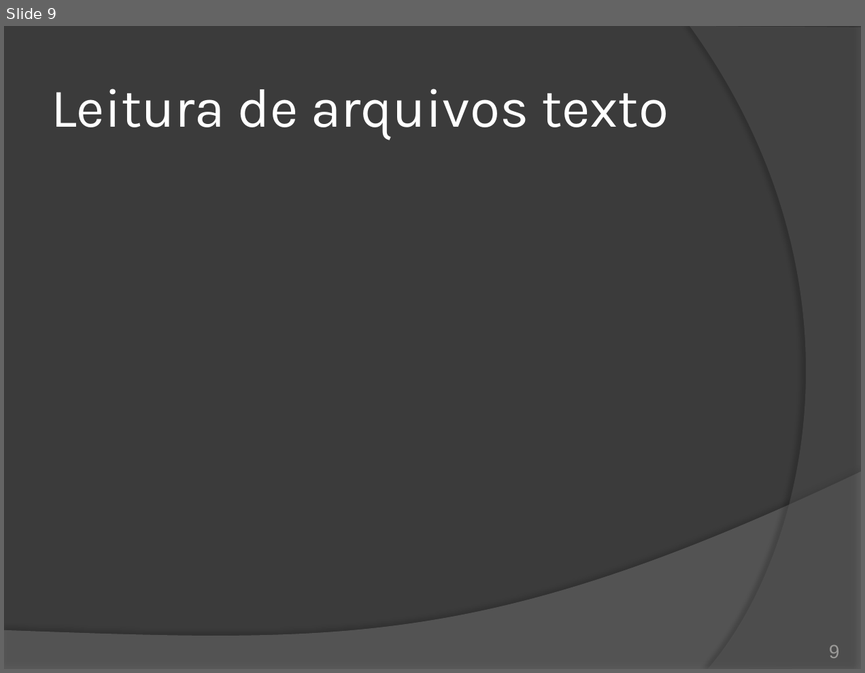
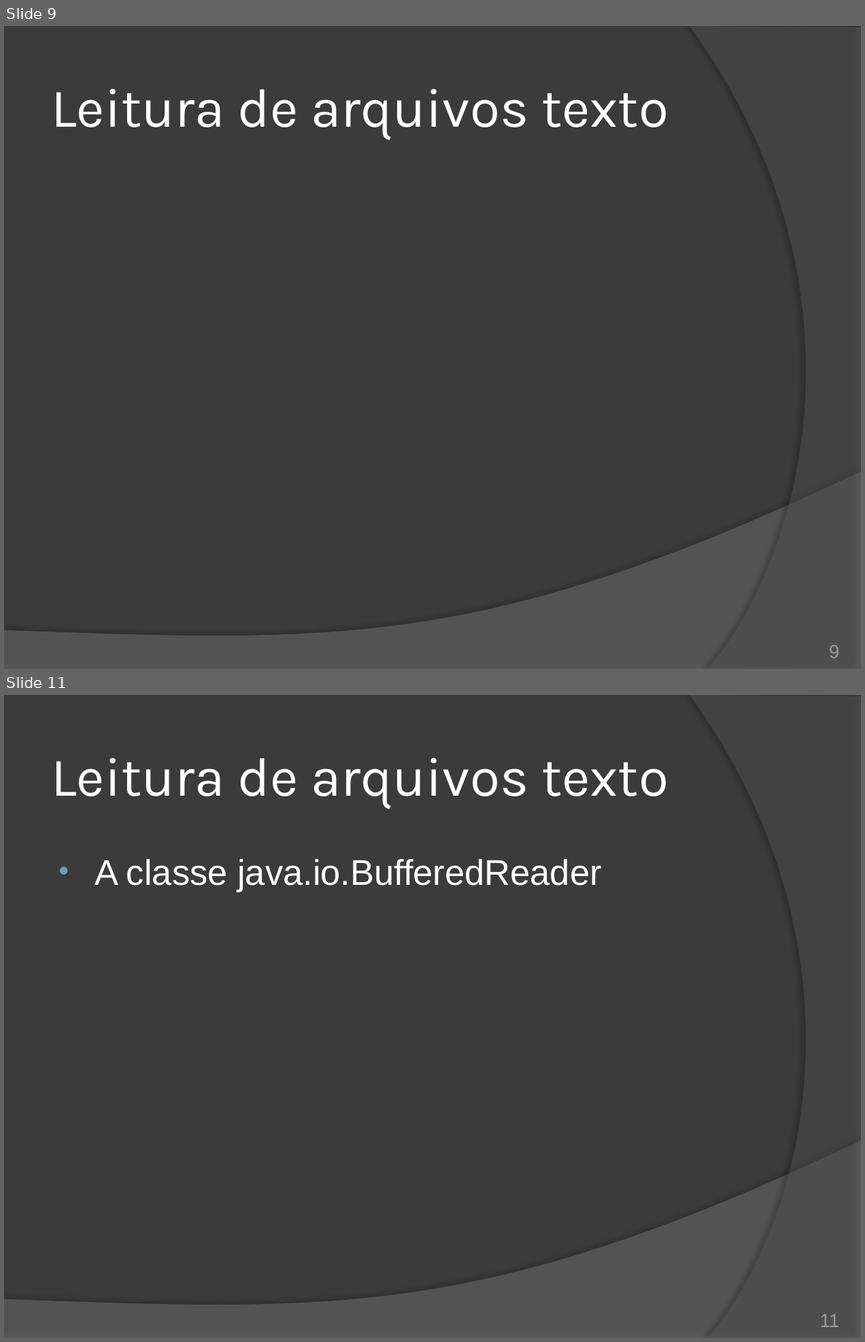
Before and after one commit to duchesqui/slzvieira-training, a slide deck: 2-Java-Programmer-Modulo-II/16.Capitulo10.pptx. Shown one above the other, each under a label of ours: slide 9 before the commit, slides 9 and 11 after it; the slides between them are not shown. The pictures are 865x673 and 865x1342 pixels, drawn with LibreOffice and Linux fonts; fonts in the diff are those of the drawing. Boxes give left, top, right and bottom in pixels: in the first picture for what was removed or moved away, otherwise in the second. Text is boxed around its words. In the diff, an @@ line names an element or a change of style, - is before the commit and + after.

Commit message:
Capítulo 10: Java I/O - Organização de tópicos.

```diff
--- a/2-Java-Programmer-Modulo-II/16.Capitulo10.pptx
+++ b/2-Java-Programmer-Modulo-II/16.Capitulo10.pptx
@@ slide 11 added at [4, 695, 861, 1338], background #3B3B3B; not listed: 2 template elements that a slide beside it also shows @@
@@ title added at [51, 758, 668, 809], 46 pt, text #FFFFFF @@
+Leitura de arquivos texto
@@ text added at [94, 859, 602, 892], 30 pt, text #FFFFFF @@
+• A classe java.io.BufferedReader
@@ page number added at [820, 1314, 840, 1327], 16 pt, text #9D9B9A @@
+11
```
Also in this commit, not shown: 1 slide changed, 16 other slides added, 9 slides removed.
